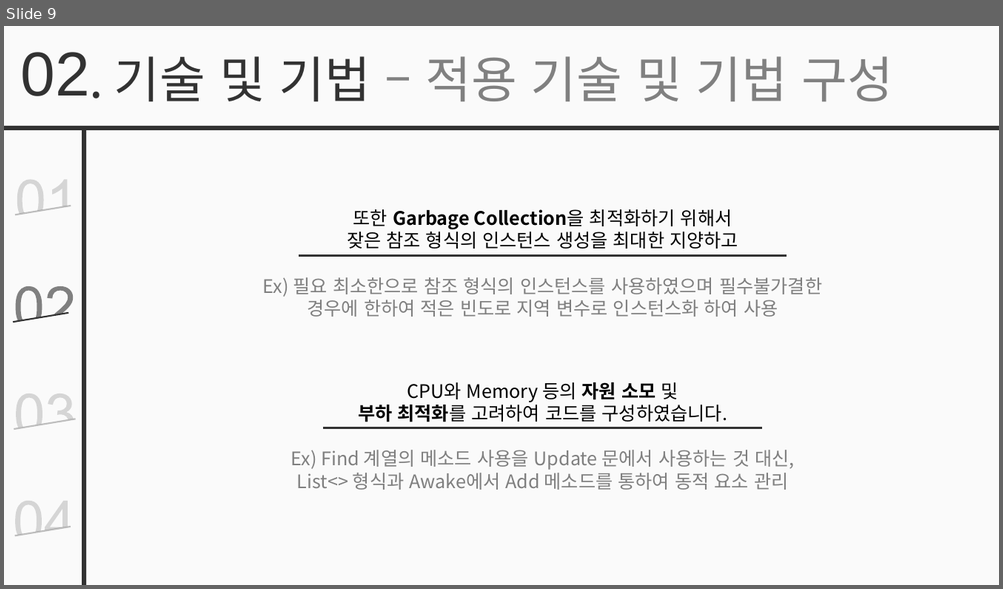
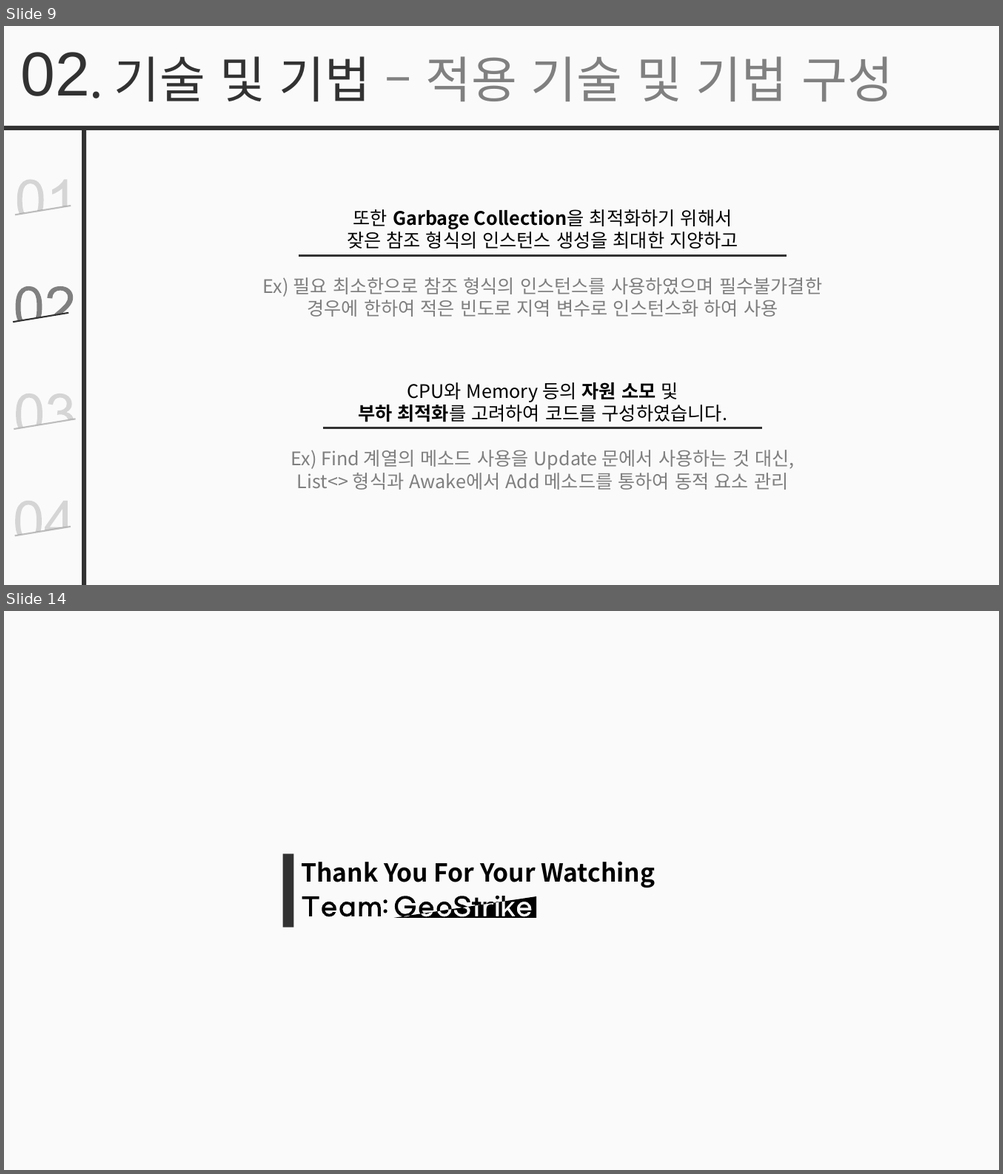
Before and after one commit to simplex3510/GeoStrike, a slide deck: 발표용.pptx. Shown one above the other, each under a label of ours: slide 9 before the commit, slides 9 and 14 after it; the slides between them are not shown. The pictures are 1003x589 and 1003x1174 pixels, drawn with LibreOffice and Linux fonts; fonts in the diff are those of the drawing. Boxes give left, top, right and bottom in pixels: in the first picture for what was removed or moved away, otherwise in the second. Text is boxed around its words. In the diff, an @@ line names an element or a change of style, - is before the commit and + after.

```diff
--- a/발표용.pptx
+++ b/발표용.pptx
@@ slide 14 added at [4, 611, 999, 1170], background #FFFFFF; not listed: 1 template element that a slide beside it also shows @@
@@ rectangle added at [283, 854, 294, 928], fill #323232 @@
@@ text added at [301, 861, 654, 888], 24 pt, text #000000, bold @@
+Thank You For Your Watching
@@ freeform shape added at [301, 896, 536, 918], fill #000000 @@
```
Also in this commit, not shown: 1 slide changed, 4 other slides added, 2 slides removed.
